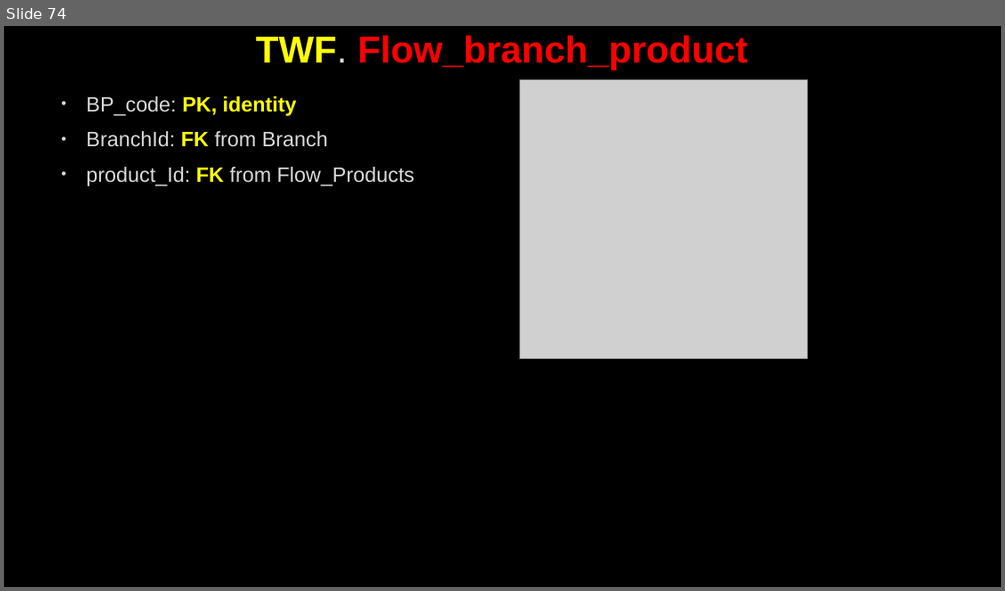
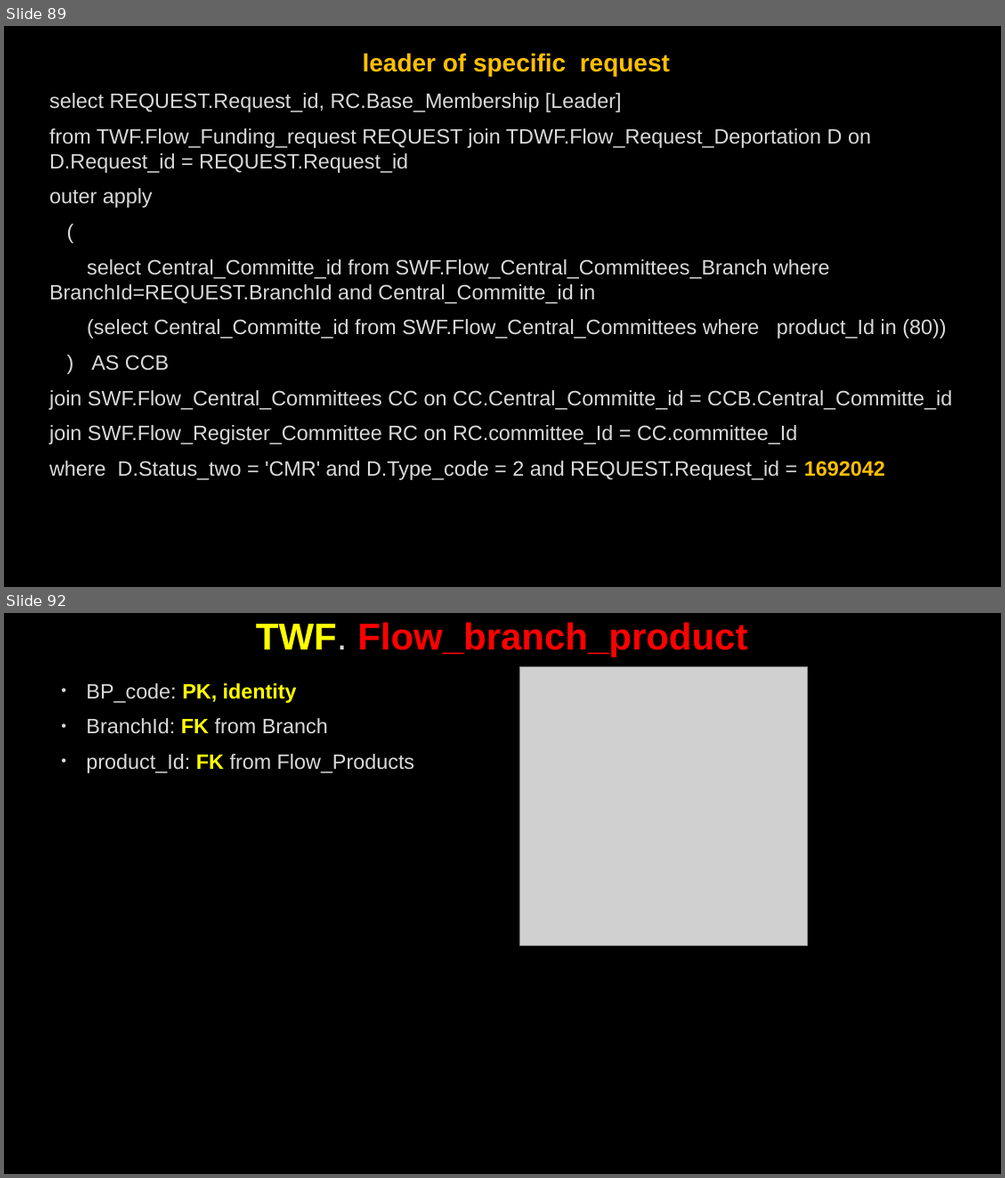
Before and after one commit to AhmedMohamedSamir1/Summary, a slide deck: Dot Net/Business.pptx. Shown one above the other, each under a label of ours: slide 74 before the commit, slides 89 and 92 after it; the slides between them are not shown. The pictures are 1005x591 and 1005x1178 pixels, drawn with LibreOffice and Linux fonts; fonts in the diff are those of the drawing; grey boxes stand for pictures; background and template pictures are left out. Boxes give left, top, right and bottom in pixels: in the first picture for what was removed or moved away, otherwise in the second. Text is boxed around its words. In the diff, an @@ line names an element or a change of style, - is before the commit and + after.

```diff
--- a/Dot Net/Business.pptx
+++ b/Dot Net/Business.pptx
@@ slide 89 added at (4,26,1001,587), background picture (left out) @@
@@ text added at (49,53,952,480), 20 pt, text #DADADA @@
+leader of specific request
+select REQUEST.Request_id, RC.Base_Membership [Leader]
+from TWF.Flow_Funding_request REQUEST join TDWF.Flow_Request_Deportation D on D.Request_id = REQUEST.Request_id
+outer apply
+(
+select Central_Committe_id from SWF.Flow_Central_Committees_Branch where BranchId=REQUEST.BranchId and Central_Committe_id in
+(select Central_Committe_id from SWF.Flow_Central_Committees where product_Id in (80))
+) AS CCB
+join SWF.Flow_Central_Committees CC on CC.Central_Committe_id = CCB.Central_Committe_id
+join SWF.Flow_Register_Committee RC on RC.committee_Id = CC.committee_Id
+where D.Status_two = 'CMR' and D.Type_code = 2 and REQUEST.Request_id = 1692042
@@ what was slide 74 is now slide 92 @@
```
Also in this commit, not shown: 16 slides changed, 37 other slides added, 2 slides removed, 7 other files.
